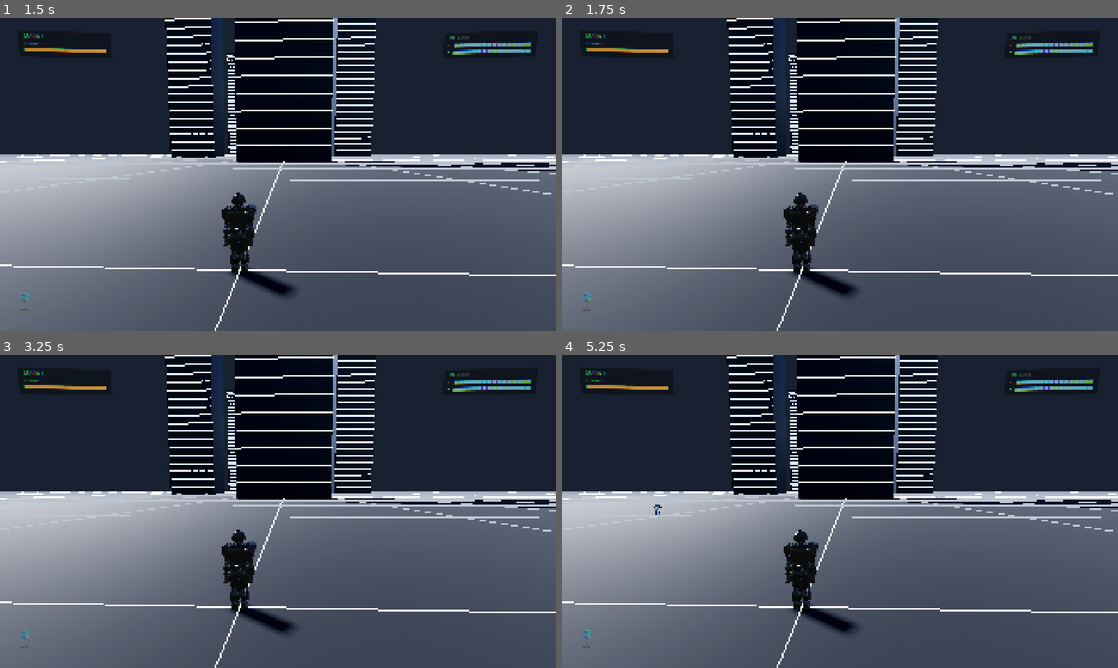
Above: before the commit, frames 1-4 (two rows, left to right).
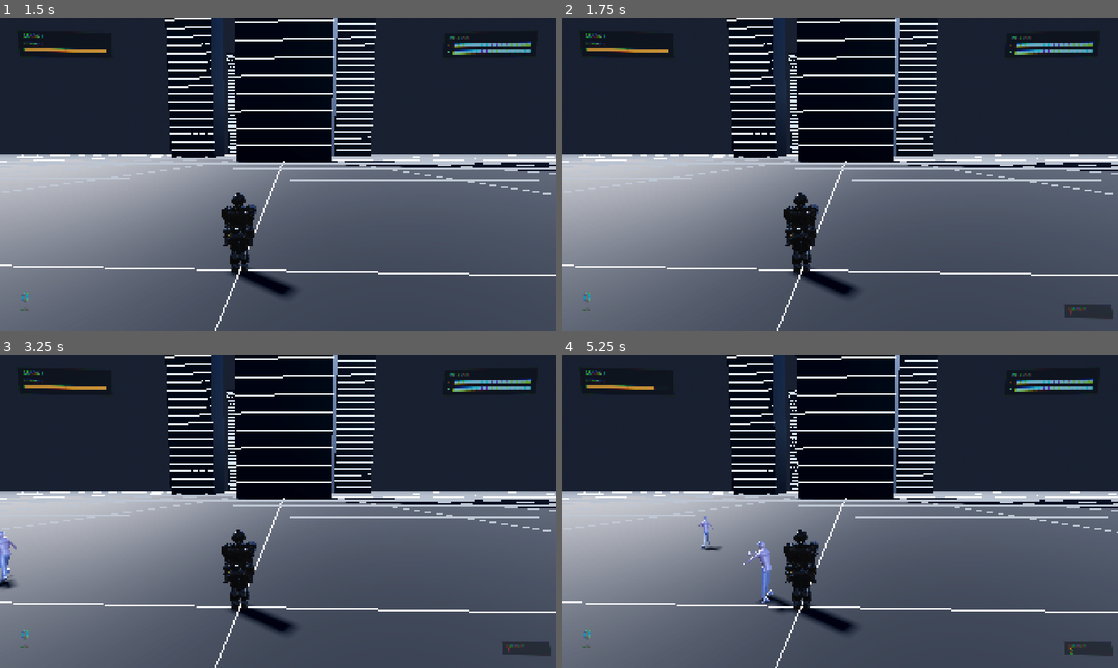
Above: after the commit, the same moments.

Repository: JerzySukiennik/mark-zero-godot
Game: Godot game, scene res://scenes/world/arena.tscn
Two runs of this game, one before a commit and one after it. Both use one fixed random seed, a clock stepped at 60 frames per second and the inputs below.
Inputs (mouse positions are in pixels of both pictures, inside the frame that each line leads up to):
- Up to frame 1 (1.5 s): move the mouse to (400, 158) at 0.52 s; click (400, 158) at 0.67 s; tap Enter at 1.25 s; drag from (166, 190) to (250, 237) at 1.27 s
- Up to frame 2 (1.75 s): no input
- Up to frame 3 (3.25 s): tap Space at 2 s; move the mouse to (333, 442) at 2.02 s; click (333, 442) at 2.17 s; tap Enter at 2.75 s; drag from (250, 574) to (111, 464) at 2.77 s
- Up to frame 4 (5.25 s): move the mouse to (1006, 558) at 3.52 s; click (1006, 558) at 3.67 s; drag from (673, 464) to (756, 433) at 4.27 s; move the mouse to (867, 511) at 5.02 s; click (867, 511) at 5.17 s

Frame 1 is identical in both runs. In frame 2, 0.4% of the frame differs, in the area x 90-100%, y 91-97%; in frame 3, 0.7%; in frame 4, 1.6%, in the area x 2-100%, y 0-100%.

Commit message:
They were always there; nothing could see them
"Nie ma na laptopie." The probe says otherwise, and identically on both machines: the
real main scene had a squad, a wave, a player and FIVE enemies standing six seconds in,
on the Mac and on the HP alike. Being right in a group count is no defence — the player's
reading of the game was that nothing had happened, and the player was the one telling the
truth about what the game communicates.

Three reasons they could not be seen, all mine:

 - They were authored dark, on a map that was deliberately made near-black with white
   lines two commits ago. A dark figure on a dark floor is not there. They now carry a
   small emission driven by their own colour — the same lever the armour needed, and for
   the same reason: it touches the character and leaves the map alone, where turning the
   lights up would take both.
 - They spawned 34 to 78 metres out. The first arrival was a speck a few pixels across.
   The ring is 16 to 38 now, and the first one comes at 0.6 s rather than 1.5.
 - Nothing on the glass said they existed. HOSTILES sits bottom-right when the count is
   non-zero, fed by the arena — the HUD is deliberately unable to reach into the scene
   tree, so it is told rather than fetching.

That readout was itself written behind `if not Net.online: return`, which would have made
it appear only in a multiplayer room — when the entire reason it exists is a player alone
on the plate asking whether anything had spawned.

tools/probe_squad.tscn stays: it boots arena.tscn exactly as the game does and prints the
counts, which is what turned "it isn't there" into a number I could compare between two
machines instead of a difference I would have gone looking for in the wrong place.

Also: the mob arrived as one column standing inside itself, since everyone walks to the
same point. A flat separation push keeps it looking like a crowd.

Co-Authored-By: Claude Opus 5 <noreply@anthropic.com>

Diff:
--- a/game/scripts/enemy/enemy.gd
+++ b/game/scripts/enemy/enemy.gd
@@ -98,7 +98,18 @@
 					var pick: Color = spec["trim"] if i % 3 == 1 else spec["body"]
 					m.albedo_color = pick
 					m.albedo_texture = null
-					m.emission_enabled = false
+					# LIT FROM WITHIN, a little. The map is deliberately near-black with
+					# white lines, and these were authored dark on top of that — so they
+					# spawned, walked in and were measured, and Jurek still reported "nie
+					# ma". Five of them were on the plate at the time. A dark figure on a
+					# dark floor at forty metres is not there as far as the player is
+					# concerned, and being correct in a group count is no defence.
+					#
+					# Same lever as the armour: emission touches the character and nothing
+					# else, where turning the lights up would take the map with it.
+					m.emission_enabled = true
+					m.emission = pick
+					m.emission_energy_multiplier = 0.34
 					m.metallic = 0.10
 					m.roughness = 0.72
 					(n as MeshInstance3D).set_surface_override_material(i, m)
--- a/game/scripts/enemy/enemy_kinds.gd
+++ b/game/scripts/enemy/enemy_kinds.gd
@@ -20,34 +20,34 @@
 	"brawler": {
 		name = "THUG", hp = 34.0, speed = 6.4, reach = 2.0, web = 1,
 		damage = 9.0, rate = 0.85, ranged = false, scale = 1.0,
-		body = Color(0.20, 0.22, 0.28), trim = Color(0.42, 0.14, 0.14),
+		body = Color(0.38, 0.40, 0.50), trim = Color(0.78, 0.22, 0.20),
 	},
 	# A knife is a fist with better numbers and a worse temper: faster, closer, hurts more.
 	"knifer": {
 		name = "KNIFE", hp = 28.0, speed = 7.8, reach = 1.8, web = 1,
 		damage = 14.0, rate = 0.62, ranged = false, scale = 0.98,
-		body = Color(0.16, 0.17, 0.20), trim = Color(0.70, 0.72, 0.78),
+		body = Color(0.30, 0.32, 0.38), trim = Color(0.92, 0.94, 1.00),
 	},
 	# The first one that can hurt you from where you are hovering.
 	"pistol": {
 		name = "PISTOL", hp = 26.0, speed = 5.2, reach = 26.0, web = 1,
 		damage = 6.0, rate = 0.95, ranged = true, muzzle_speed = 150.0,
 		spread = 0.045, burst = 1, scale = 1.0,
-		body = Color(0.18, 0.20, 0.26), trim = Color(0.30, 0.30, 0.34),
+		body = Color(0.34, 0.38, 0.52), trim = Color(0.62, 0.64, 0.70),
 	},
 	# Bursts, further out, and enough of them will take a suit apart.
 	"rifle": {
 		name = "RIFLE", hp = 32.0, speed = 4.6, reach = 48.0, web = 2,
 		damage = 5.0, rate = 1.35, ranged = true, muzzle_speed = 210.0,
 		spread = 0.028, burst = 3, scale = 1.02,
-		body = Color(0.15, 0.18, 0.22), trim = Color(0.34, 0.36, 0.30),
+		body = Color(0.30, 0.40, 0.34), trim = Color(0.72, 0.76, 0.46),
 	},
 	# Slow, loud, and the only thing here that punishes hovering still.
 	"rpg": {
 		name = "RPG", hp = 30.0, speed = 3.8, reach = 70.0, web = 2,
 		damage = 26.0, rate = 3.4, ranged = true, muzzle_speed = 52.0,
 		spread = 0.01, burst = 1, rocket = true, blast = 7.0, scale = 1.04,
-		body = Color(0.20, 0.17, 0.14), trim = Color(0.48, 0.34, 0.12),
+		body = Color(0.46, 0.33, 0.18), trim = Color(1.00, 0.62, 0.16),
 	},
 	# THE BIG ONE. Jurek: "dużych (których spiderman trudniej związać)". Four web hits
 	# instead of one, and the webbing wears off him faster than it does off anyone else —
@@ -56,7 +56,7 @@
 		name = "BRUTE", hp = 150.0, speed = 4.8, reach = 3.0, web = 4,
 		damage = 22.0, rate = 1.5, ranged = false, scale = 1.45,
 		web_decay = 2.2, knockback_resist = 0.82,
-		body = Color(0.13, 0.14, 0.16), trim = Color(0.55, 0.30, 0.10),
+		body = Color(0.30, 0.31, 0.34), trim = Color(1.00, 0.45, 0.10),
 	},
 }
 
--- a/game/scripts/enemy/squad.gd
+++ b/game/scripts/enemy/squad.gd
@@ -13,8 +13,11 @@
 ## Seconds between spawns, and how much a wave tightens it.
 const SPAWN_GAP := 2.2
 ## Where they come from, relative to whoever they are after.
-const RING_MIN := 34.0
-const RING_MAX := 78.0
+## Close enough that a wave is something you notice arriving. At 34-78 m the first one
+## was a dark speck the size of a few pixels and the player's honest reading of the game
+## was that nothing had happened.
+const RING_MIN := 16.0
+const RING_MAX := 38.0
 
 var guns: Gunfire
 var wave := 1
@@ -112,3 +115,8 @@
 		if is_instance_valid(e) and e.state != Enemy.DOWN:
 			n += 1
 	return n
+
+## Everything on the plate right now, whatever spawned it. Used by the probe so a count
+## can be compared between machines without trusting this class's own bookkeeping.
+func on_field() -> int:
+	return get_tree().get_nodes_in_group("enemy").size() if is_inside_tree() else 0
--- a/game/scripts/ui/hud.gd
+++ b/game/scripts/ui/hud.gd
@@ -38,6 +38,10 @@
 var shots_max := 16
 var locked_l := false
 var locked_r := false
+## How many are still standing. Fed in by the arena rather than counted here — a panel
+## that reaches into the scene tree cannot be rendered by the screenshot tool or asserted
+## by a test, which this project has paid for three times.
+var threats := 0
 var turret := 1.0
 var _turret_show := 0.0           ## seconds left on the turret bar
 var _sway := Vector2.ZERO
@@ -119,6 +123,18 @@
 		_label(o + Vector2(136 * u, s.y - 54 * u), "MACH %.2f" % _mach,
 			AMBER if _mach >= 1.0 else Color(0.6, 0.72, 0.8), int(14 * u))
 
+	# ---- bottom right: what is still coming ----------------------------------------
+	# Small, and only there when it is non-zero. The first wave spawned, walked in and was
+	# measured while the player's honest reading was that nothing had happened; a number
+	# on the glass is the cheapest possible answer to "is this thing even on".
+	if threats > 0:
+		var tw := 150.0 * u
+		_panel(Rect2(o + Vector2(s.x - tw, s.y - 74 * u), Vector2(tw, 44 * u)))
+		_label(o + Vector2(s.x - tw + 14 * u, s.y - 52 * u), "HOSTILES",
+			Color(0.6, 0.72, 0.8), int(12 * u))
+		_label(o + Vector2(s.x - tw + 14 * u, s.y - 32 * u), "%d" % threats,
+			RED if threats >= 8 else AMBER, int(24 * u))
+
 	# ---- centre: the reticle, only while aiming ------------------------------------
 	if _aiming > 0.01:
 		# The TRUE centre, not the safe rect's — the crosshair marks where the suit is
--- a/game/scripts/world/arena.gd
+++ b/game/scripts/world/arena.gd
@@ -143,12 +143,24 @@
 			suits.erase(id)
 
 func _physics_process(delta: float) -> void:
+	# BEFORE the online check. This sat after it, which meant the readout only ever
+	# appeared in a multiplayer room — and the whole reason it exists is a player alone on
+	# the plate asking whether anything had spawned at all.
+	#
+	# Told, not fetched: the HUD is deliberately unable to reach into the scene tree.
+	var standing: int = squad.standing() if squad != null else 0
+	for pid in suits:
+		var pilot = suits[pid]
+		if pilot != null and pilot.get("visor") != null and pilot.visor.hud != null:
+			pilot.visor.hud.threats = standing
+
 	if not Net.online:
 		return
 	_publish_acc += delta
 	if _publish_acc < 1.0 / PUBLISH_HZ:
 		return
 	_publish_acc = 0.0
+
 	for id in suits:
 		# Only the armour syncs for now; Spider-Man's remote representation comes with the
 		# Iron Spider model, and publishing a body nobody can see yet buys nothing.
